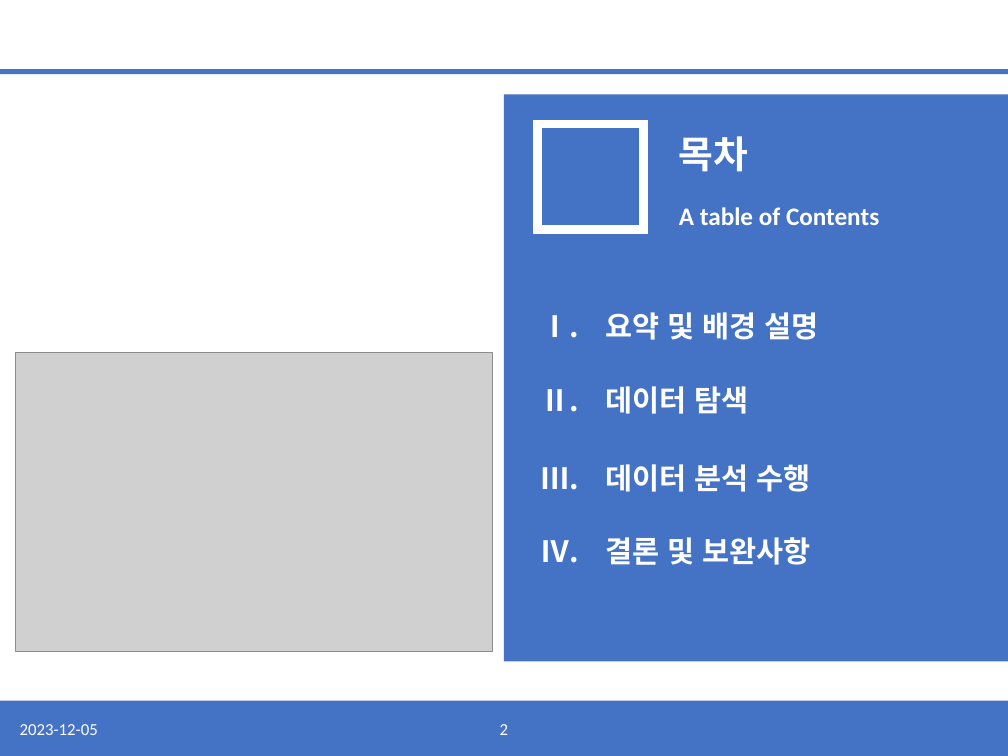
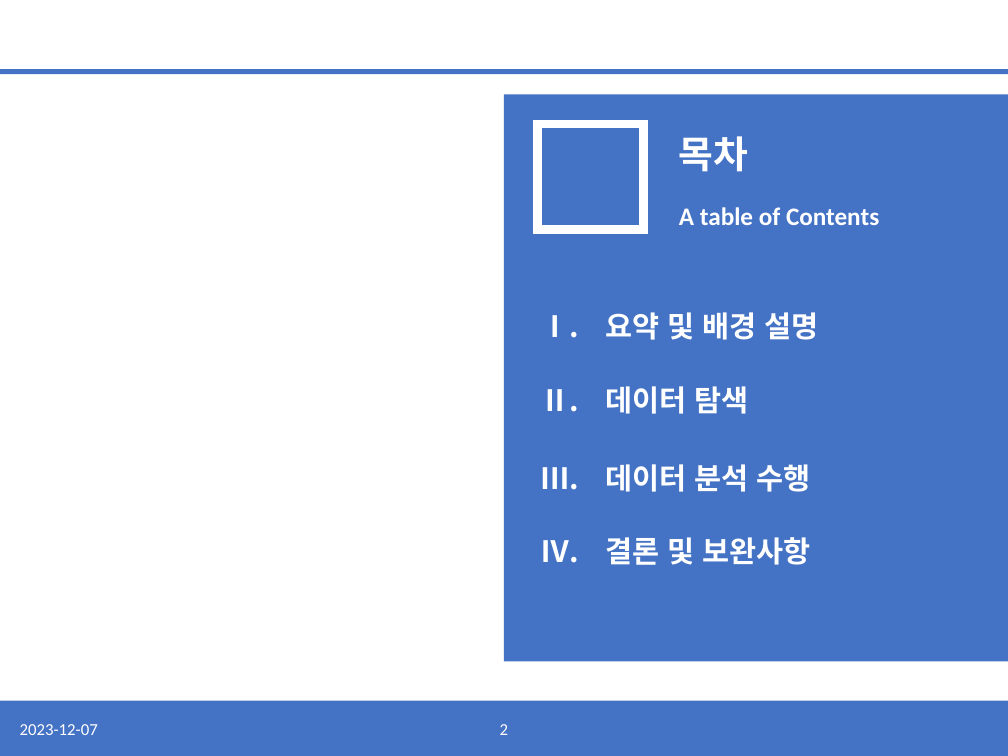
Before and after one commit to sakura09040904/Portfolio, a slide deck: slide 2 of 2. 1학년2학기/2. 산업빅데이터 분석 실제/과제/기말_과제_발표자료.pptx. Drawn at 1008x756 pixels with LibreOffice and Linux fonts; fonts in the diff are those of the drawing; grey boxes stand for pictures. Boxes give left, top, right and bottom in pixels: in the first picture for what was removed or moved away, otherwise in the second. Text is boxed around its words. In the diff, an @@ line names an element or a change of style, - is before the commit and + after.

```diff
--- a/2. 1학년2학기/2. 산업빅데이터 분석 실제/과제/기말_과제_발표자료.pptx
+++ b/2. 1학년2학기/2. 산업빅데이터 분석 실제/과제/기말_과제_발표자료.pptx
@@ picture removed at (16, 352, 493, 652) @@
@@ text at (20, 724, 98, 735): text changed @@
-2023-12-05
+2023-12-07
```
Also in this commit, not shown: 14 other slides changed, 14 slides added, 1 slide removed, 38 other files.
